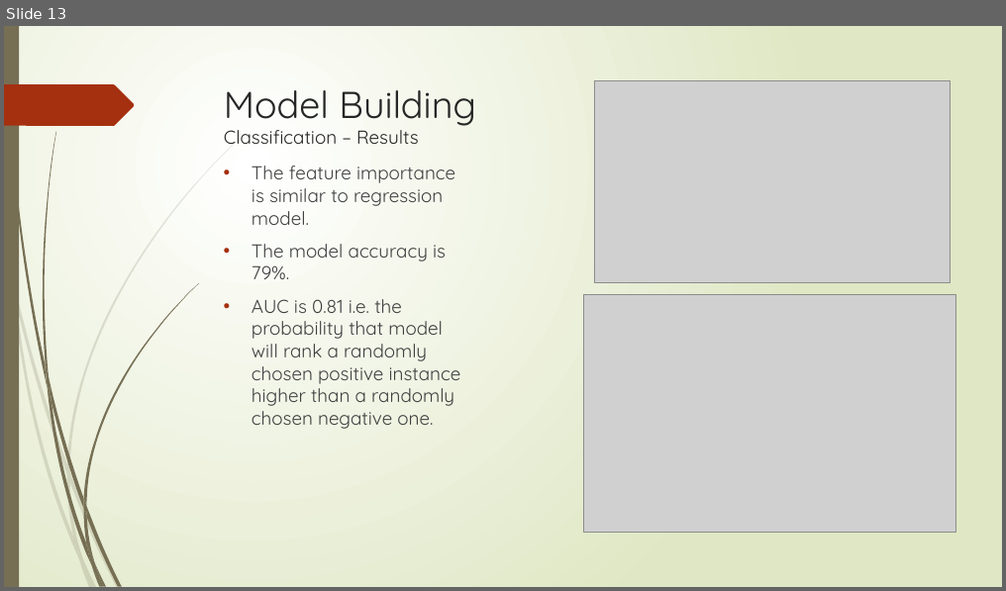
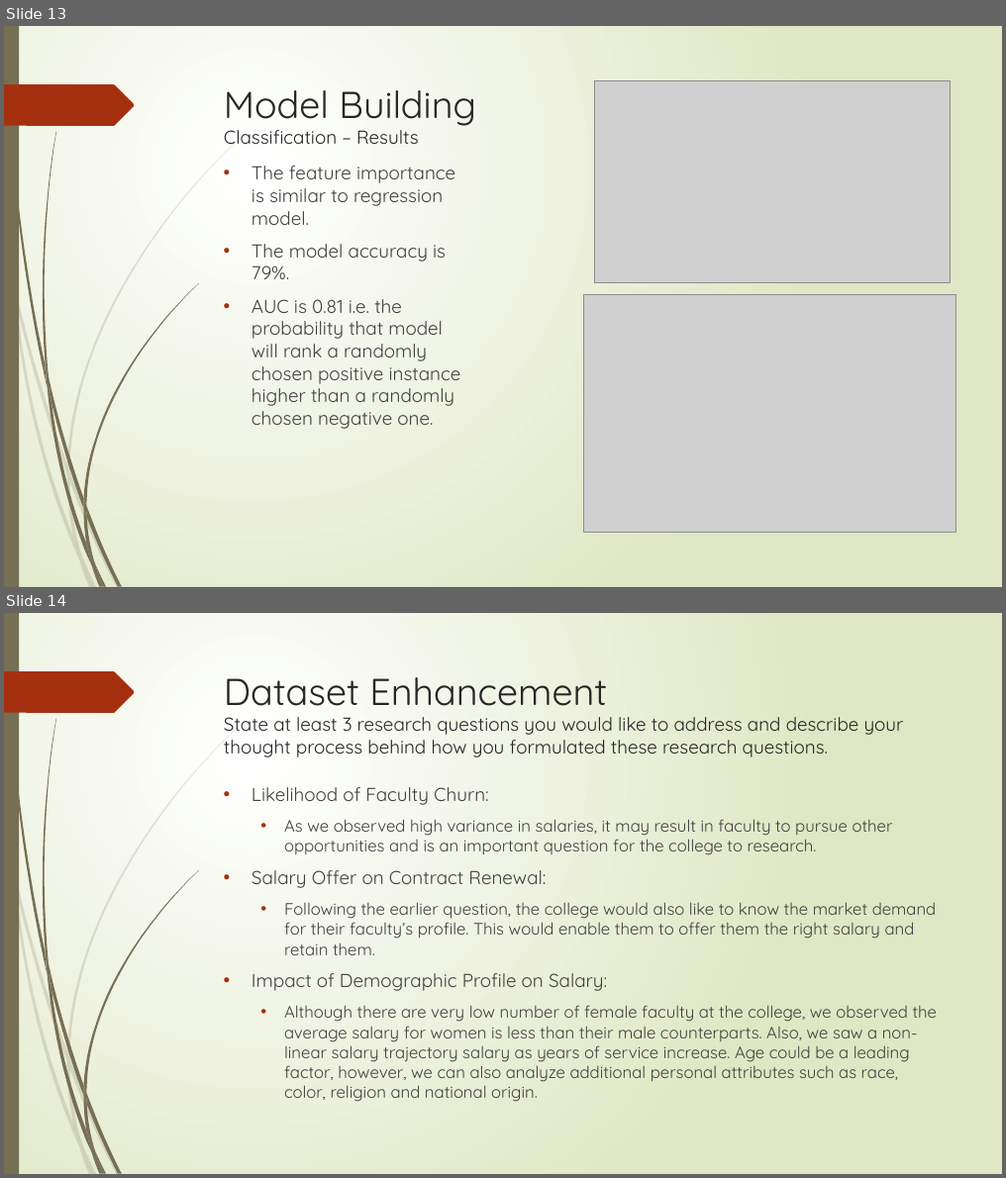
Before and after one commit to irtizak/salaries, a slide deck: Presentation.pptx. Shown one above the other, each under a label of ours: slide 13 before the commit, slides 13 and 14 after it. The pictures are 1006x591 and 1006x1178 pixels, drawn with LibreOffice and Linux fonts; fonts in the diff are those of the drawing; grey boxes stand for pictures. Boxes give left, top, right and bottom in pixels: in the first picture for what was removed or moved away, otherwise in the second. Text is boxed around its words. In the diff, an @@ line names an element or a change of style, - is before the commit and + after.

Commit message:
Included Data Enhancement section

```diff
--- a/Presentation.pptx
+++ b/Presentation.pptx
@@ slide 14 added at bbox=[4, 613, 1002, 1174], background gradient #FFFFFF to #DFE8C4; not listed: 24 template elements that a slide beside it also shows @@
@@ title added at bbox=[224, 677, 904, 758], 18 pt, text #262626 @@
+Dataset Enhancement
+State at least 3 research questions you would like to address and describe your thought process behind how you formulated these research questions.
@@ text added at bbox=[252, 787, 938, 1102], 16 pt, text #404040 @@
+• Likelihood of Faculty Churn:
+  • As we observed high variance in salaries, it may result in faculty to pursue other opportunities and is an important question for the college to research.
+• Salary Offer on Contract Renewal:
+  • Following the earlier question, the college would also like to know the market demand for their faculty’s profile. This would enable them to offer them the right salary and retain them.
+• Impact of Demographic Profile on Salary:
+  • Although there are very low number of female faculty at the college, we observed the average salary for women is less than their male counterparts. Also, we saw a non-linear salary trajectory salary as years of service increase. Age could be a leading factor, however, we can also analyze additional personal attributes such as race, color, religion and national origin.
```
Also in this commit, not shown: 2 slides changed, 2 other slides added.
